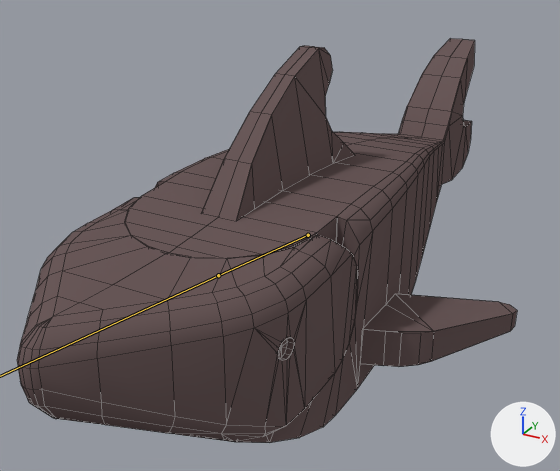
The Blender file res/mesh/cre/Shark.blend as it was, and as the next commit left it.
Before and after are seen from a camera (50 mm lens) standing at (0.716, -1.438, 0.891) and looking at (-0.073, -0.003, 0.173). The axes (+X, +Y, +Z) are drawn at lower right. The lights are the same throughout. The bones that bend it are drawn over the model as lines. Mesh edges are drawn as thin lines.

In view in the first picture: 'shark'.
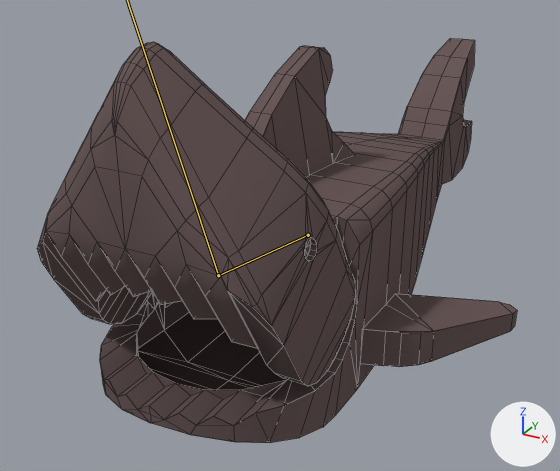
The newer file adds an action. The first version stands in its rest pose; the second is drawn at frame 10 of the action 'Shark-chew-idle'.

Changed parts and their boxes (x1, y1, x2, y2) in the pictures (560 x 471 px):
'shark', posed: before (17, 38, 517, 443); after (37, 38, 517, 443)

The change, as a list of edits to the scene's bpy script:
```text
Change bone_shark_head:
    where bone_shark_head = bpy.data.objects['shark-rig'].pose.bones['shark-head']  # child of 'shark-base'
    bone_shark_head.rotation_quaternion: (1.0, 0.0, 0.0, 0.0) -> (0.868, -0.497, 0.0, 0.0)  # degrees (0, 0, 0) -> degrees (-60, 0, 0)
```
